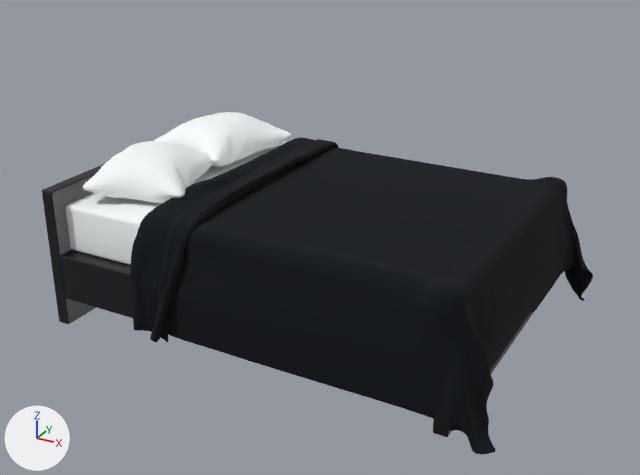
The Blender file 3d_models/bed_double/bed_double.blend as it was, and as the next commit left it.
Before and after are seen from a 50 mm camera at (1.68, -3.01, 1.85) aimed at (0.07, -0.07, 0.38). Every picture has the same lights, and +X, +Y and +Z are marked at lower left.

In view in the first picture: 'Bed__double_blanket.002', 'bed_base_a', 'bed_base_b', 'bed_base_c', 'bed_matress', 'pillow_a.003', 'pillow_a.004'.
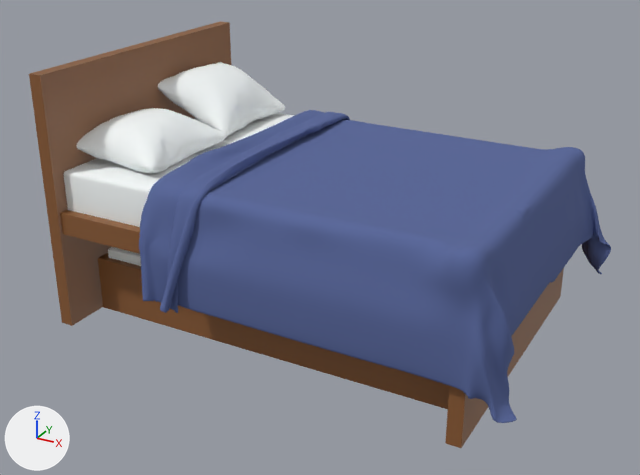
Location of each change, [x1, y1, x2, y2] in pixels of the pictures (640 x 475 px):
'Bed__double_blanket.002', recoloured, moved (black to blue)
    before: [130, 137, 593, 454]
    after: [139, 110, 611, 423]
'Cube.001', added (brown)
    after: [29, 21, 564, 448]
'pillow_a.003', moved, turned
    before: [83, 141, 214, 203]
    after: [76, 108, 227, 173]
'Cube.005', added (brown)
    after: [98, 253, 449, 409]
'bed_matress', moved, rescaled (7% shorter)
    before: [66, 142, 286, 265]
    after: [63, 113, 294, 227]
'pillow_a.004', moved, turned
    before: [154, 112, 292, 167]
    after: [158, 62, 285, 136]
'bed_base_a', deleted (black)
    before: [60, 250, 492, 369]
'bed_base_b', deleted
    before: [42, 164, 104, 324]
'bed_base_c', deleted
    before: [433, 312, 534, 437]
'bed_matress.003', added
    after: [108, 247, 141, 266]

What changed in the scene script:
```text
Add mat_fabric_cothon_blue:
    mat_fabric_cothon_blue = principled_material('Fabric_cothon_blue')
    mat_fabric_cothon_blue.base_color = (0.104, 0.142, 0.333)  # blue #5b699c
    mat_fabric_cothon_blue.roughness = 1.0
    mat_fabric_cothon_blue.specular_ior_level = 0.266
Add mat_bed_wood:
    mat_bed_wood = principled_material('Bed_Wood')
    mat_bed_wood.base_color = (0.262, 0.105, 0.0337)  # brown #8c5b33
Change me_bed__double_plane_106:
    where me_bed__double_plane_106.from_pydata(...)  # 4324 vertices, 5027 faces; spans x -0.377..1.039, y 0.026..0.616, z -0.738..0.737
    remove me_bed__double_plane_106.materials.append(mat_fabric_cothon_black)  # black #12171c
    add me_bed__double_plane_106.materials.append(mat_fabric_cothon_blue)  # blue #5b699c
Remove ob_bed_base_b:
    ob_bed_base_b = bpy.data.objects.new('bed_base_b', me_plane_007_plane_115)
    ob_bed_base_b.location = (0.0, 0.0, 0.0)
    ob_bed_base_b.rotation_euler = (1.571, 0.0, 0.0)  # degrees (90, 0, 0)
Remove ob_bed_base_a:
    ob_bed_base_a = bpy.data.objects.new('bed_base_a', me_plane_006_plane_108)
    ob_bed_base_a.location = (0.0, 0.0, 0.0)
    ob_bed_base_a.rotation_euler = (1.571, 0.0, 0.0)  # degrees (90, 0, 0)
Change ob_bed_matress:
    ob_bed_matress.location: (0.0, 0.0, 0.0) -> (0.008, -0.011, 0.148)
    ob_bed_matress.scale: (1.0, 1.0, 1.0) -> (0.992, 1.0, 0.986)
Remove ob_bed_base_c:
    ob_bed_base_c = bpy.data.objects.new('bed_base_c', me_plane_008_plane_115)
    ob_bed_base_c.location = (0.0, 0.0, 0.0)
    ob_bed_base_c.rotation_euler = (1.571, 0.0, 0.0)  # degrees (90, 0, 0)
Change ob_pillow_a_003:
    ob_pillow_a_003.location: (-0.647, -0.227, 0.597) -> (-0.647, -0.227, 0.738)
    ob_pillow_a_003.rotation_euler: (1.571, -1.014, 0.318) -> (1.571, -0.94, 0.0)  # degrees (90, -58, 18) -> degrees (90, -54, 0)
Change ob_bed__double_blanket_002:
    ob_bed__double_blanket_002.location: (-0.059, 0.0, -0.009) -> (0.0, 0.0, 0.135)
Change ob_pillow_a_004:
    ob_pillow_a_004.location: (-0.653, 0.297, 0.597) -> (-0.654, 0.306, 0.796)
    ob_pillow_a_004.rotation_euler: (1.571, -1.014, -0.175) -> (1.571, -0.579, 0.0)  # degrees (90, -58, -10) -> degrees (90, -33, 0)
Add ob_bed_matress_003:
    ob_bed_matress_003 = bpy.data.objects.new('bed_matress.003', me_mattress_plane_001.copy())  # the mesh of ob_bed_matress_003
    ob_bed_matress_003.location = (0.021, 0.127, -0.229)
    ob_bed_matress_003.rotation_euler = (1.571, 0.0, 0.0)  # degrees (90, 0, 0)
    ob_bed_matress_003.scale = (0.932, 1.0, 0.986)
Add ob_cube_005:
    ob_cube_005 = bpy.data.objects.new('Cube.005', me_cube_010.copy())  # the mesh of ob_cube_005
    ob_cube_005.location = (0.025, 0.76, 0.02)
    ob_cube_005.scale = (0.819, 0.0148, 0.118)
Add ob_cube_001:
    ob_cube_001 = bpy.data.objects.new('Cube.001', me_cube_007.copy())  # the mesh of ob_cube_001
    ob_cube_001.location = (-0.852, 0.002, 0.0)
    ob_cube_001.scale = (0.0284, 0.63, 0.535)
```
